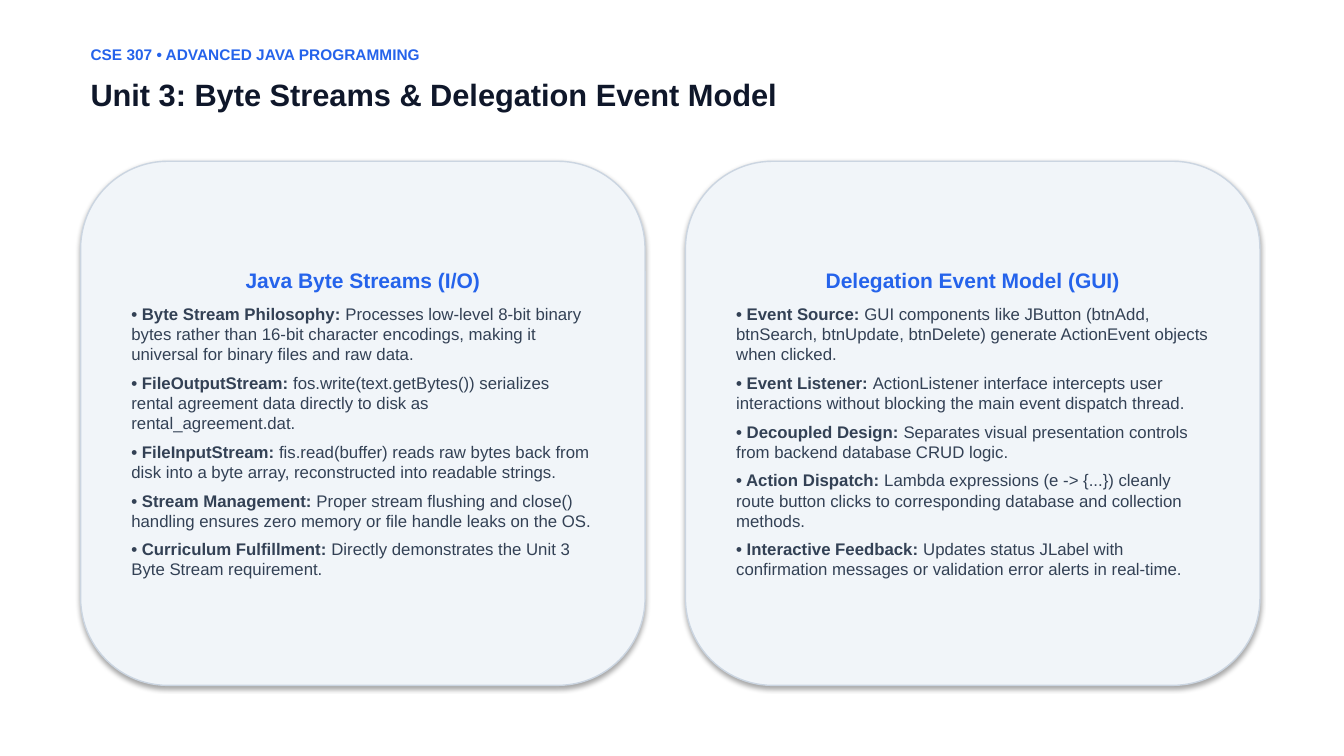
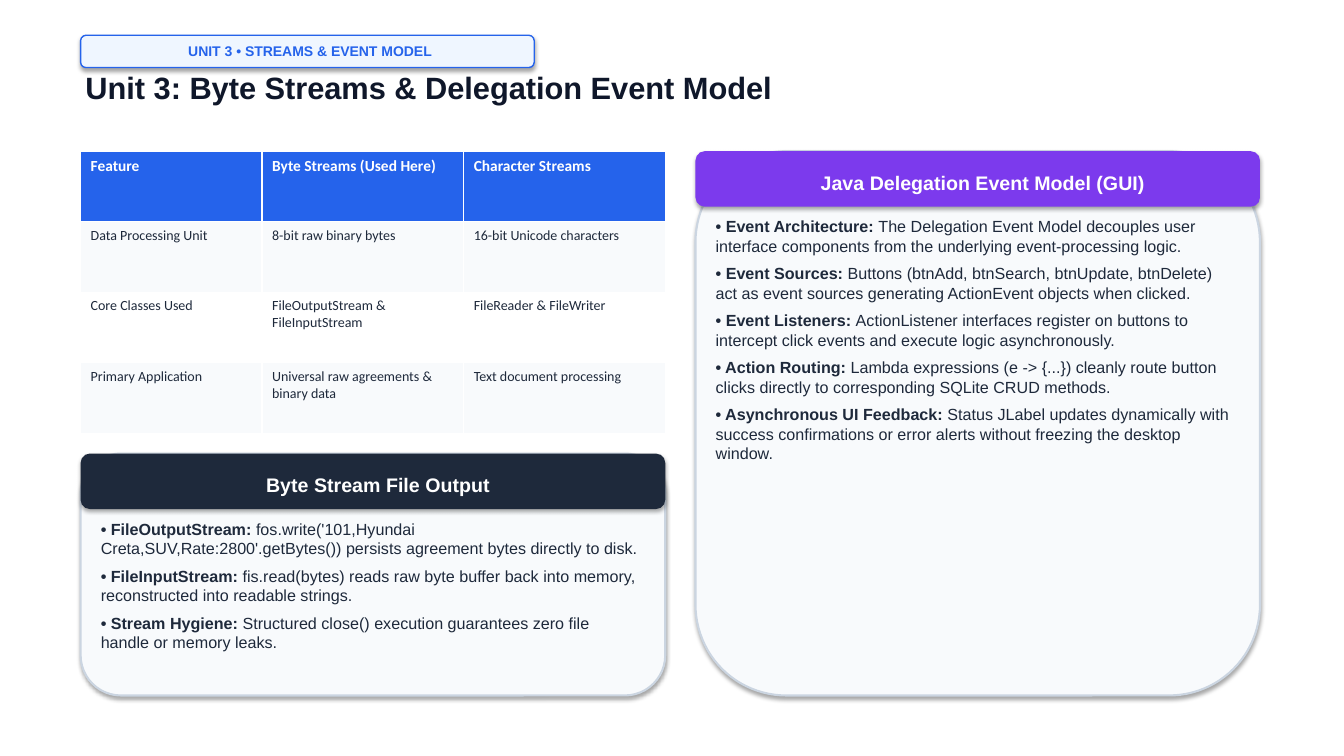
Before and after one commit to aarushdubey/car-rental-system-java, a slide deck: slide 7 of Car_Rental_System_Presentation.pptx. Drawn at 1344x756 pixels with LibreOffice and Linux fonts; fonts in the diff are those of the drawing. Boxes give left, top, right and bottom in pixels: in the first picture for what was removed or moved away, otherwise in the second. Text is boxed around its words. In the diff, an @@ line names an element or a change of style, - is before the commit and + after.

Commit message:
docs: add visual diagrams and updated 10-slide presentation deck

```diff
--- a/Car_Rental_System_Presentation.pptx
+++ b/Car_Rental_System_Presentation.pptx
@@ rounded rectangle added at [81, 35, 534, 68], fill #EFF6FF, outline #2563EB 1 pt, 10 pt, text #2563EB, bold @@
+UNIT 3 • STREAMS & EVENT MODEL
@@ text removed at [91, 49, 420, 60] @@
-CSE 307 • ADVANCED JAVA PROGRAMMING
@@ text "Unit 3: Byte Streams & ...": place and size @@
-text "Unit 3: Byte Streams & ..." at [91, 83, 777, 111]
+text "Unit 3: Byte Streams & ..." at [85, 76, 772, 104]
@@ rounded rectangle removed at [81, 161, 645, 686] @@
-Java Byte Streams (I/O)
-• Byte Stream Philosophy: Processes low-level 8-bit binary bytes rather than 16-bit character encodings, making it universal for binary files and raw data.
-• FileOutputStream: fos.write(text.getBytes()) serializes rental agreement data directly to disk as rental_agreement.dat.
-• FileInputStream: fis.read(buffer) reads raw bytes back from disk into a byte array, reconstructed into readable strings.
-• Stream Management: Proper stream flushing and close() handling ensures zero memory or file handle leaks on the OS.
-• Curriculum Fulfillment: Directly demonstrates the Unit 3 Byte Stream requirement.
@@ table added at [81, 151, 665, 434], 4 rows, 3 columns @@
+Feature | Byte Streams (Used Here) | Character Streams
+Data Processing Unit | 8-bit raw binary bytes | 16-bit Unicode characters
+Core Classes Used | FileOutputStream & FileInputStream | FileReader & FileWriter
+Primary Application | Universal raw agreements & binary data | Text document processing
@@ rounded rectangle: place and size @@
-rounded rectangle at [686, 161, 1260, 686]
+rounded rectangle at [696, 151, 1260, 696]
@@ rounded rectangle at [696, 151, 1260, 696]: fill #F1F5F9 to #F8FAFC; outline #CBD5E1 1 pt to #CBD5E1 1.5 pt @@
@@ rounded rectangle added at [696, 151, 1260, 207], fill #7C3AED, 14 pt, text #FFFFFF, bold @@
+Java Delegation Event Model (GUI)
@@ text added at [716, 220, 1229, 459], 11.5 pt, text #1E293B @@
+• Event Architecture: The Delegation Event Model decouples user interface components from the underlying event-processing logic.
+• Event Sources: Buttons (btnAdd, btnSearch, btnUpdate, btnDelete) act as event sources generating ActionEvent objects when clicked.
+• Event Listeners: ActionListener interfaces register on buttons to intercept click events and execute logic asynchronously.
+• Action Routing: Lambda expressions (e -> {...}) cleanly route button clicks directly to corresponding SQLite CRUD methods.
+• Asynchronous UI Feedback: Status JLabel updates dynamically with success confirmations or error alerts without freezing the desktop window.
@@ text in rounded rectangle at [736, 272, 1208, 579]: text removed @@
-Delegation Event Model (GUI)
-• Event Source: GUI components like JButton (btnAdd, btnSearch, btnUpdate, btnDelete) generate ActionEvent objects when clicked.
-• Event Listener: ActionListener interface intercepts user interactions without blocking the main event dispatch thread.
-• Decoupled Design: Separates visual presentation controls from backend database CRUD logic.
-• Action Dispatch: Lambda expressions (e -> {...}) cleanly route button clicks to corresponding database and collection methods.
-• Interactive Feedback: Updates status JLabel with confirmation messages or validation error alerts in real-time.
@@ rounded rectangle added at [81, 454, 665, 696], fill #F8FAFC, outline #CBD5E1 1.5 pt @@
@@ rounded rectangle added at [81, 454, 665, 509], fill #1E293B, 14 pt, text #FFFFFF, bold @@
+Byte Stream File Output
@@ text added at [101, 523, 637, 652], 11.5 pt, text #1E293B @@
+• FileOutputStream: fos.write('101,Hyundai Creta,SUV,Rate:2800'.getBytes()) persists agreement bytes directly to disk.
+• FileInputStream: fis.read(bytes) reads raw byte buffer back into memory, reconstructed into readable strings.
+• Stream Hygiene: Structured close() execution guarantees zero file handle or memory leaks.
```
Also in this commit, not shown: 7 other slides changed, 2 slides added, 2 slides removed, 5 other files.
